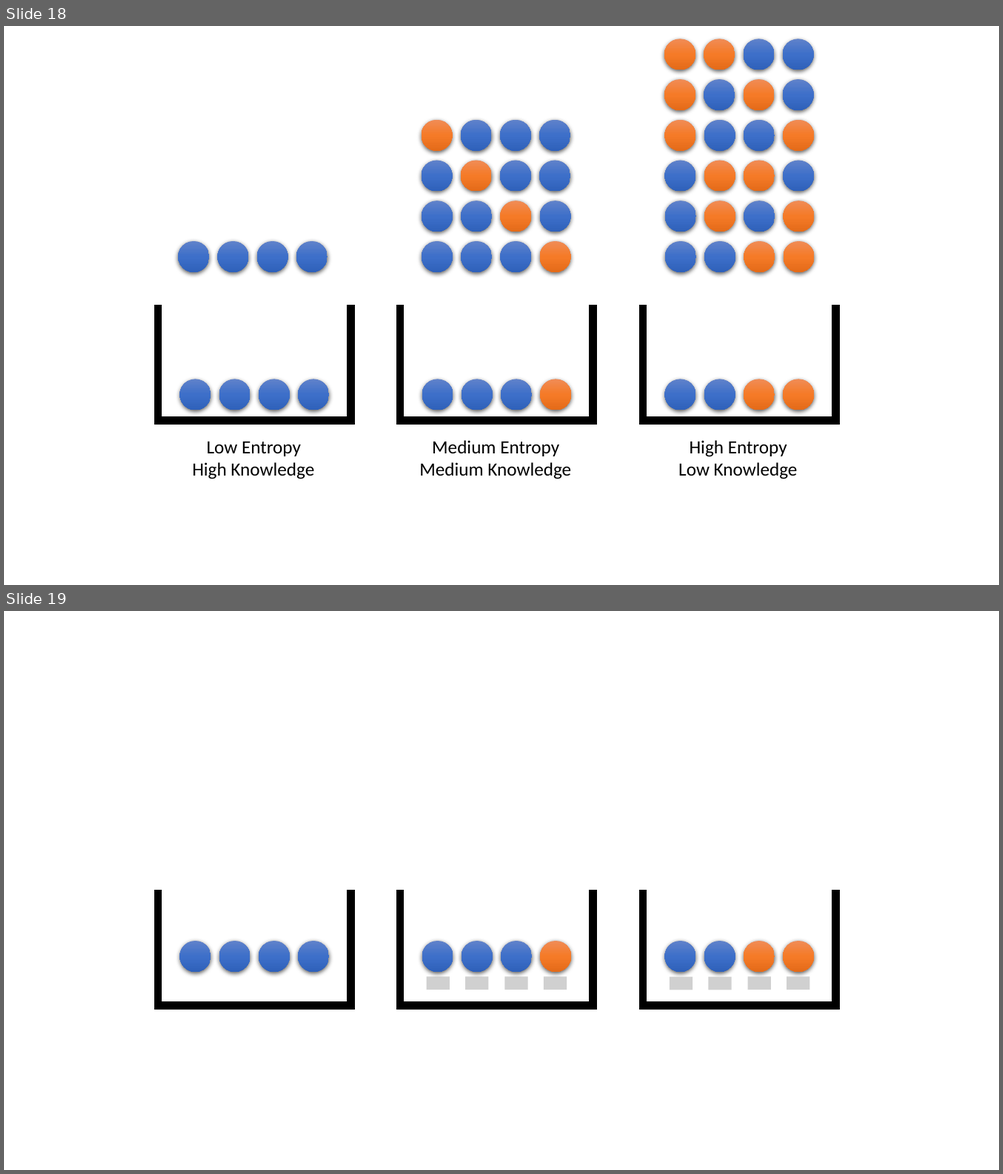
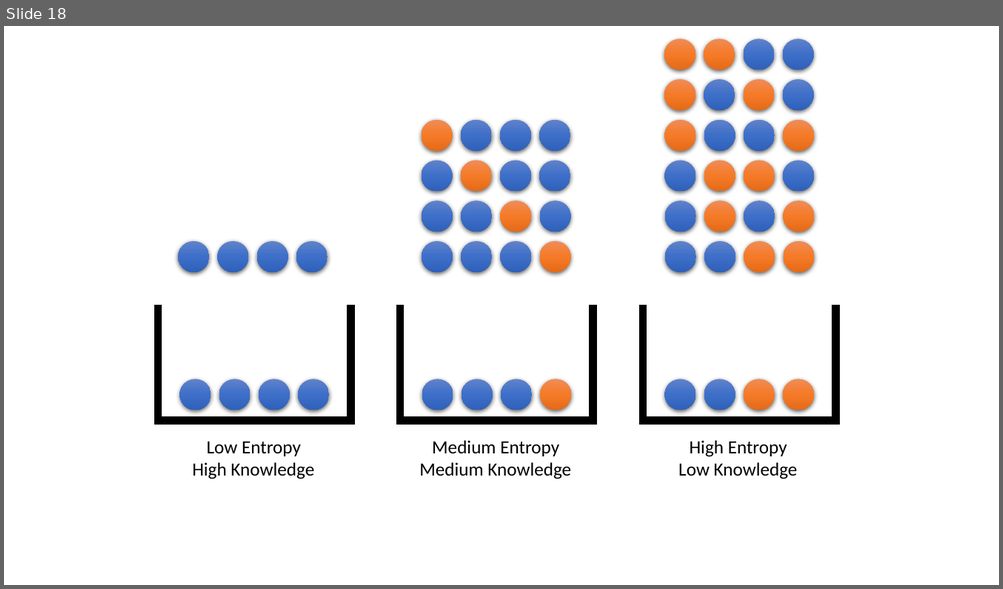
Before and after one commit to deflagg/ArtificialNeuralNetworkStudy, a slide deck: ANN Diagram.pptx. Shown one above the other, each under a label of ours: slides 18 and 19 before the commit, slide 18 after it. The pictures are 1003x1174 and 1003x589 pixels, drawn with LibreOffice and Linux fonts; fonts in the diff are those of the drawing; grey boxes stand for pictures; background and template pictures are left out. Boxes give left, top, right and bottom in pixels: in the first picture for what was removed or moved away, otherwise in the second. Text is boxed around its words. In the diff, an @@ line names an element or a change of style, - is before the commit and + after.

```diff
--- a/ANN Diagram.pptx
+++ b/ANN Diagram.pptx
@@ slide 19 removed at bbox=[4, 611, 999, 1170], background #FFFFFF @@
@@ rectangle removed at bbox=[155, 890, 162, 1009] @@
@@ rectangle removed at bbox=[347, 890, 354, 1009] @@
@@ rectangle removed at bbox=[397, 890, 404, 1009] @@
@@ rectangle removed at bbox=[589, 890, 597, 1009] @@
@@ rectangle removed at bbox=[640, 890, 646, 1009] @@
@@ rectangle removed at bbox=[832, 890, 839, 1009] @@
@@ ellipse removed at bbox=[180, 941, 211, 972] @@
@@ ellipse removed at bbox=[219, 941, 250, 972] @@
@@ ellipse removed at bbox=[259, 941, 290, 972] @@
@@ ellipse removed at bbox=[298, 941, 330, 972] @@
@@ ellipse removed at bbox=[422, 941, 453, 972] @@
@@ ellipse removed at bbox=[461, 941, 492, 972] @@
@@ ellipse removed at bbox=[501, 941, 532, 972] @@
@@ ellipse removed at bbox=[540, 941, 572, 972] @@
@@ ellipse removed at bbox=[664, 941, 696, 972] @@
@@ ellipse removed at bbox=[704, 941, 735, 972] @@
@@ ellipse removed at bbox=[743, 941, 775, 972] @@
@@ ellipse removed at bbox=[783, 941, 814, 972] @@
@@ picture removed at bbox=[427, 977, 449, 990] @@
@@ picture removed at bbox=[465, 977, 488, 990] @@
@@ picture removed at bbox=[505, 977, 528, 990] @@
@@ picture removed at bbox=[543, 977, 566, 990] @@
@@ picture removed at bbox=[669, 977, 693, 991] @@
@@ picture removed at bbox=[708, 977, 731, 991] @@
@@ picture removed at bbox=[748, 977, 771, 990] @@
@@ picture removed at bbox=[787, 977, 810, 990] @@
@@ rectangle removed at bbox=[155, 1002, 354, 1009] @@
@@ rectangle removed at bbox=[397, 1002, 597, 1009] @@
@@ rectangle removed at bbox=[640, 1002, 839, 1009] @@
```
Also in this commit, not shown: 2 slides added.
